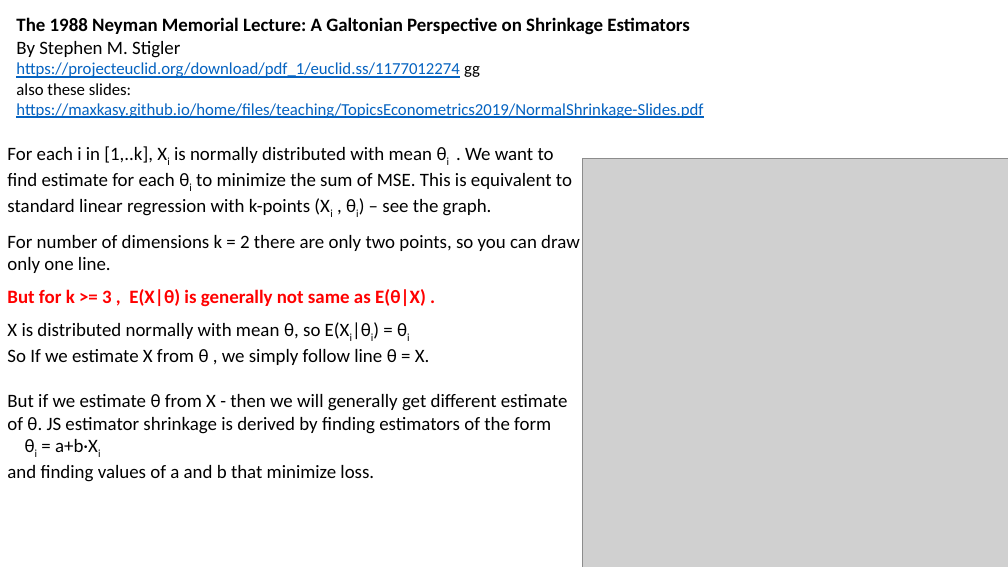
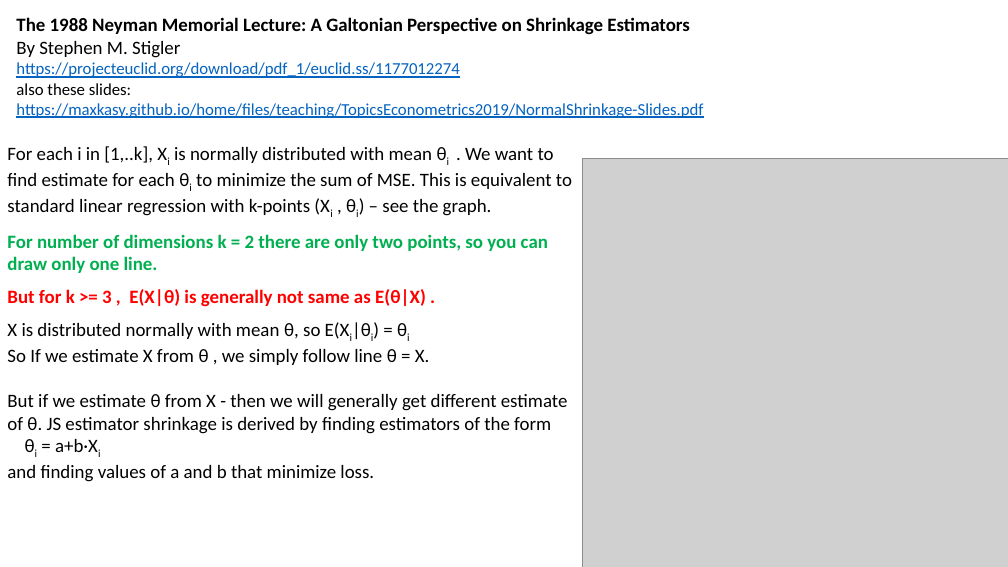
Before and after one commit to lselector/ml_ai_doc, a slide deck: slide 2 of Stein_Estimator.pptx (slide 4 before the commit). Drawn at 1008x567 pixels with LibreOffice and Linux fonts; fonts in the diff are those of the drawing; grey boxes stand for pictures. Boxes give left, top, right and bottom in pixels: in the first picture for what was removed or moved away, otherwise in the second. Text is boxed around its words. In the diff, an @@ line names an element or a change of style, - is before the commit and + after.

```diff
--- a/Stein_Estimator.pptx
+++ b/Stein_Estimator.pptx
@@ text at [16, 62, 459, 78]: text changed @@
-https://projecteuclid.org/download/pdf_1/euclid.ss/1177012274 gg
+https://projecteuclid.org/download/pdf_1/euclid.ss/1177012274
@@ text at [7, 234, 548, 273]: text colour #000000 to #00B050, bold on in "For number of dimensions k = 2 ..." @@
```
Also in this commit, not shown: 3 other slides changed, 1 other file.
